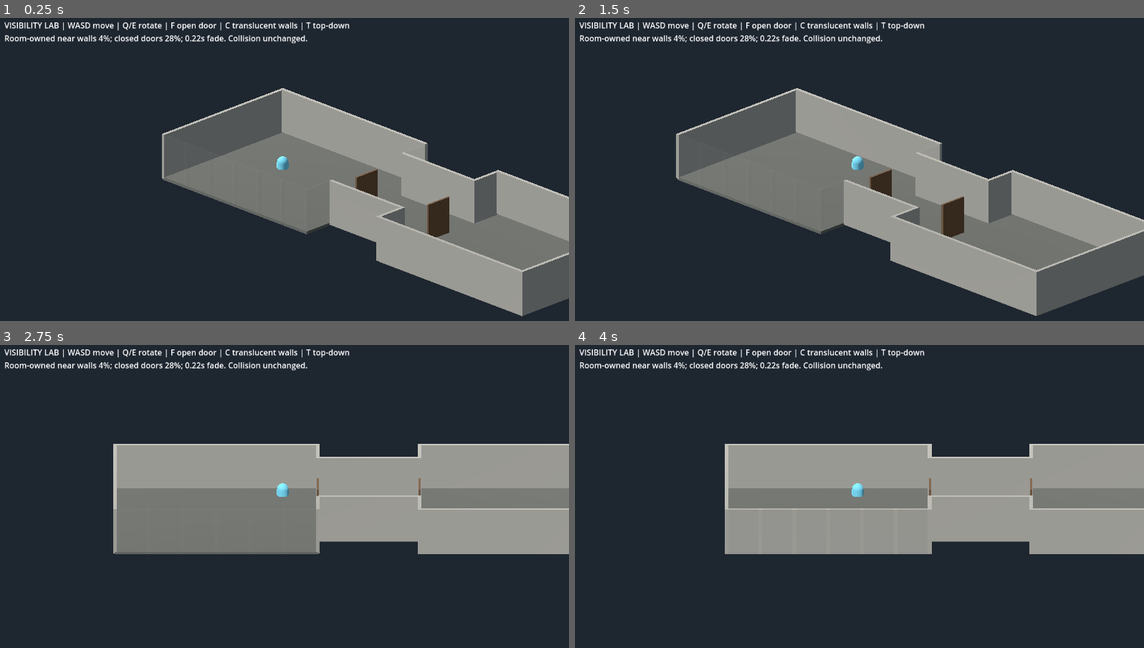
Above: before the commit, frames 1-4 (two rows, left to right).
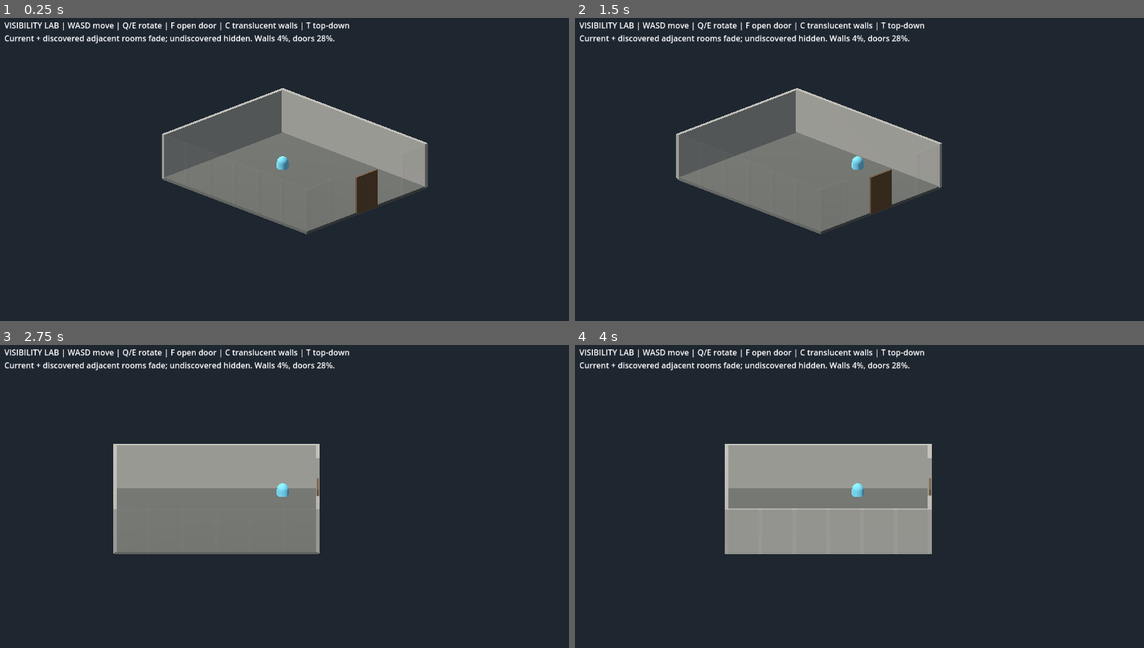
Above: after the commit, the same moments.

Repository: Jonty303/Project-Gauntlands
Game: Godot game, scene res://scenes/grid_geometry_audit_25d.tscn
The game is run twice, just before and just after one commit, with the same random seed, the same clock (stepped at 60 frames per second) and the same inputs. This scene is started directly instead of the project's main scene.
Inputs (mouse positions are in pixels of both pictures, inside the frame that each line leads up to):
- Up to frame 1 (0.25 s): no input
- Up to frame 2 (1.5 s): tap Enter (ui_accept) at 0.5, 0.77 s; move the mouse to (984, 157) at 0.52 s; hold D (move_right) 0.53-1.25 s; hold Space (attack) 0.53-1.25 s; click (984, 157) at 0.67 s; drag from (745, 187) to (831, 236) at 1.27 s
- Up to frame 3 (2.75 s): tap Enter (ui_accept) at 2 s; move the mouse to (341, 429) at 2.02 s; hold D (move_right) from 2.03 s (still down); tap Q (target_previous) at 2.1 s
- Up to frame 4 (4 s): release D (move_right) at 2.75 s; drag from (831, 563) to (683, 451) at 2.77 s; tap Enter (ui_accept) at 3.5, 3.77 s; move the mouse to (1030, 548) at 3.52 s; hold A (move_left) from 3.53 s (still down); tap C at 3.6 s

The runs differ from the first frame. In frame 1, 14% of the frame differs, in the area x 0-100%, y 5-99%; in frame 2, 17%; in frame 3, 15%; in frame 4, 13%.

Commit message:
Add persistent room discovery and one-hop discovered-adjacent visibility fading

Diff:
--- a/scripts/grid_geometry_audit_25d.gd
+++ b/scripts/grid_geometry_audit_25d.gd
@@ -6,6 +6,9 @@
 const WALL_THICKNESS: float = 0.22
 var occupied: Dictionary = {}
 var room_by_cell: Dictionary = {}
+var discovered_rooms: Dictionary = {0:true}
+const ROOM_NEIGHBORS := {0:[1],1:[0,2],2:[1]}
+var last_room: int = -1
 var wall_records: Array[Dictionary] = []
 var hero: CharacterBody3D
 var camera: Camera3D
@@ -38,6 +41,7 @@
     _build_hero()
     _build_camera_and_light()
     _build_label()
+    _refresh_discovery_visuals()
     _update_camera()
     _update_visibility(1.0)
 
@@ -195,7 +199,7 @@
         door["closed"] = now_closed
         var visual: MeshInstance3D = door["visual"]
         var collider: CollisionShape3D = door["collider"]
-        visual.visible = now_closed
+        visual.visible = now_closed and (discovered_rooms.has(door["rooms"][0]) or discovered_rooms.has(door["rooms"][1]))
         collider.set_deferred("disabled",not now_closed)
         return
 
@@ -244,7 +248,7 @@
     add_child(ui)
     var label := Label.new()
     label.position = Vector2(16,16)
-    label.text = "VISIBILITY LAB | WASD move | Q/E rotate | F open door | C translucent walls | T top-down\nRoom-owned near walls 4%; closed doors 28%; 0.22s fade. Collision unchanged."
+    label.text = "VISIBILITY LAB | WASD move | Q/E rotate | F open door | C translucent walls | T top-down\nCurrent + discovered adjacent rooms fade; undiscovered hidden. Walls 4%, doors 28%."
     ui.add_child(label)
 
 func _material(color: Color) -> StandardMaterial3D:
@@ -261,6 +265,12 @@
     hero.velocity = (right.normalized()*input.x-forward.normalized()*input.y).normalized()*5.0
     hero.move_and_slide()
     _update_camera()
+    var room_now: int = _current_room()
+    if room_now >= 0 and room_now != last_room:
+        last_room = room_now
+        if not discovered_rooms.has(room_now):
+            discovered_rooms[room_now] = true
+            _refresh_discovery_visuals()
     _update_visibility(_delta)
 
 func _update_camera() -> void:
@@ -273,8 +283,36 @@
     camera.global_position = hero.global_position+Vector3(sin(angle)*cos(elevation),sin(elevation),cos(angle)*cos(elevation))*26.0
     camera.look_at(hero.global_position+Vector3(0,0.8,0))
 
+func _refresh_discovery_visuals() -> void:
+    # Discovery is permanent during this dungeon visit, independently of fading.
+    for key in occupied:
+        var cell: Vector2i = key
+        var room: int = room_by_cell[cell]
+        var grid_cell := Vector3i(cell.x,0,cell.y)
+        floor_grid.set_cell_item(grid_cell,0 if discovered_rooms.has(room) else -1)
+    for record in wall_records:
+        var visible_room: bool = false
+        for owner in record["owners"]:
+            if discovered_rooms.has(owner):
+                visible_room = true
+                break
+        var visual: MeshInstance3D = record["visual"]
+        visual.visible = visible_room
+    for door in doors:
+        var visible_room: bool = false
+        for room in door["rooms"]:
+            if discovered_rooms.has(room):
+                visible_room = true
+                break
+        var visual: MeshInstance3D = door["visual"]
+        visual.visible = visible_room and bool(door["closed"])
+
 func _update_visibility(delta: float) -> void:
     var current_room: int = _current_room()
+    var fade_rooms: Array = [current_room]
+    for adjacent in ROOM_NEIGHBORS.get(current_room,[]):
+        if discovered_rooms.has(adjacent):
+            fade_rooms.append(adjacent)
     var toward_camera := camera.global_position-hero.global_position
     toward_camera.y = 0.0
     toward_camera = toward_camera.normalized()
@@ -288,7 +326,12 @@
             if direction.dot(toward_camera)>0.1:
                 camera_facing = true
                 break
-        var fade: bool = cutaway and owners.has(current_room) and camera_facing
+        var eligible: bool = false
+        for owner in owners:
+            if fade_rooms.has(owner):
+                eligible = true
+                break
+        var fade: bool = cutaway and eligible and camera_facing
         var target: float = 0.04 if fade else 1.0
         var alpha: float = lerpf(float(record["alpha"]),target,blend)
         record["alpha"] = alpha
@@ -301,7 +344,12 @@
         var local_x: float = position.x-floor_origin.x
         var normal := Vector3(-1,0,0) if current_room == (0 if local_x<0 else 1) else Vector3(1,0,0)
         var front: bool = normal.dot(toward_camera)>0.1
-        var fade: bool = cutaway and door["rooms"].has(current_room) and front
+        var eligible: bool = false
+        for room in door["rooms"]:
+            if fade_rooms.has(room) and discovered_rooms.has(room):
+                eligible = true
+                break
+        var fade: bool = cutaway and eligible and front
         var target: float = 0.28 if fade else 1.0
         var alpha: float = lerpf(float(door["alpha"]),target,blend)
         door["alpha"] = alpha
